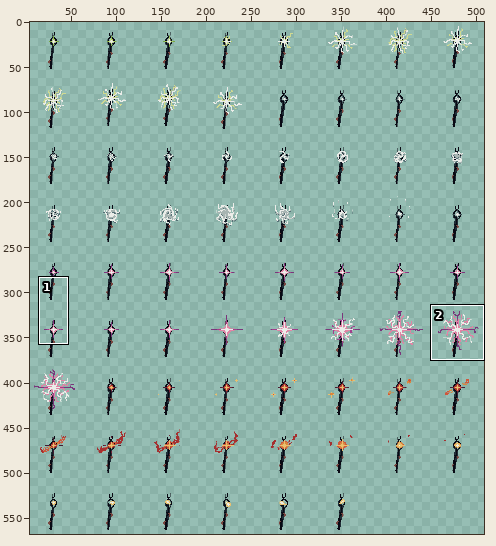
A sprite sheet gets an edit: Newton/player/staff-ss.png. Above: a wide view before the commit, with the close-up outlined.
Close-up. Before the commit:
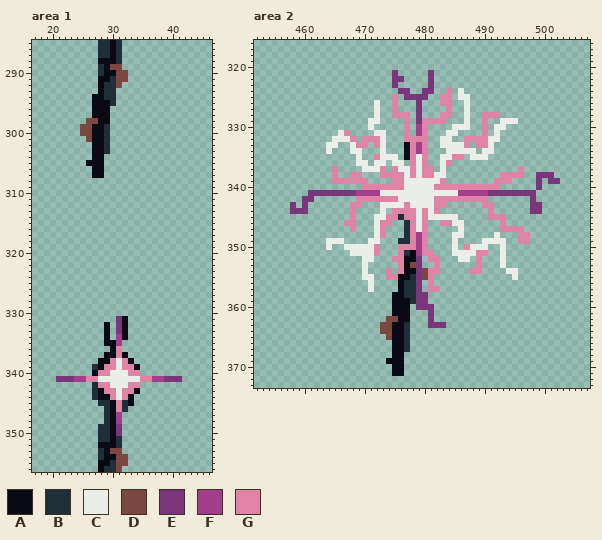
The file is 512x576 pixels. Colours within 5 levels of each other are drawn and written as one. Shown: area 1: x 17..46, y 285..356; area 2: x 452..507, y 316..373. The wide view leaves out empty margins. The commit also changed other parts of the picture, which this record leaves out.
Palette (. is transparent): A #090a14  B #202e37  C #ebede9  D #7a4841  E #7a367b  F #a23e8c  G #df84a5
Pixels before, area 1, first column x 21:
285 .......BBAB..........
286 .......BBAB..........
287 .......BBAB..........
288 .......AAAB..........
289 .......BADD..........
290 .......BAADD.........
291 .......AABDD.........
292 .......ABBD..........
293 .......ABB...........
294 ......AABB...........
295 ......AAAB...........
296 ......AAA............
297 ......AAA............
298 .....DDAA............
299 ....DDAAB............
300 ....DDAAB............
301 .....DAAB............
302 ......AAB............
303 ......AAB............
304 ......AA.............
305 .....AAA.............
306 ......AA.............
307 ......AA.............
308 .....................
309 .....................
310 .....................
311 .....................
312 .....................
313 .....................
314 .....................
315 .....................
316 .....................
317 .....................
318 .....................
319 .....................
320 .....................
321 .....................
322 .....................
323 .....................
324 .....................
325 .....................
326 .....................
327 .....................
328 .....................
329 .....................
330 .....................
331 ..........EA.........
332 ........A.EA.........
333 ........A.EA.........
334 ........A.FA.........
335 ........AAF..........
336 .........AG..........
337 ........AAGA.........
338 .......AAGCGA........
339 ......BAGGCGGA.......
340 ......AGGCCCGG.......
341 EEEFFGGCCCCCCCGGFFEEE
342 ......BGGCCCGG.......
343 ......BAGGCGGA.......
344 ......BAAGCGA........
345 .......BBAGBA........
346 ........BAGB.........
347 ........BAF..........
348 ........BAF..........
349 .......BBAE..........
350 .......BBAE..........
351 .......BBAB..........
352 .......AAAB..........
353 .......BADD..........
354 .......BAADD.........
355 .......AABDD.........
356 .......ABBD..........
Pixels before, area 2 (only the part around the change), first column x 452:
316 ........................................................
317 ........................................................
318 ........................................................
319 ........................................................
320 ........................................................
321 .......................E.....E..........................
322 .......................EE....E..........................
323 .......................E.....E..........................
324 ........................EE..EE..G.C.....................
325 .......................G.EEEE..GG.CC....................
326 ....................C..G...E...GG..C....................
327 ....................C..G...E....G..C....................
328 ....................C..GGG.E...GG..C..GGG...............
329 ...................CC....G.EGGGG...C..G..CCC............
330 ...................C.....G.FG....CCC..G.CC..............
331 ..............CG....CC...G.FG...CC....G.C...............
332 .............CCCG.GGGC...GGGG..CC..GGGGCC...............
333 ............CC..CGG.GC...AGFG..CCCCG.GGC................
334 ............C...CC...C...AGFG...CCCCC.CC................
335 .................C..GCCC.AGCG..CCGG.CCC.................
336 .................CC.CC.CC.GCG..CG.......................
337 .............G....CCCG.GCCGCGG.C............G...........
338 .............G..GG...GGGGCGCGGCC.........GGGG..EEE......
339 .............GGGGGG....GGCCCCCCG........GGG....E.EE.....
340 ..................GGGGGGGCCCCCGGGGGGGGGGG......E........
341 .........EEEEEEEEFFFFCCCCCCCCCCCCCFFFFFEEEEEEEE.........
342 ........EE.......GGGGGGGCCCCCCGGGGGGGGG.......E.........
343 ......E.E.......GG...CCCCGCCCCGG......GG......EE........
344 ......EEE.......G....C.GGGGCGCG........G......EE........
345 ................G...CCGGBGGCGCCCCC.....GGG..............
346 ...............GG...CGG..BGCG..GGCC......G..............
347 ................G...CG...BGCG.....C......GGGG...........
348 ....................CG...BGFG....CC.....C...GG..........
349 ............CCC....CC...BBGFG....C....CCCC..GG..........
350 ............C..CCCCCG...GGGFG....C.GCCC..C..............
351 ................CCCCG...GBAFGG...CCCCGG..C..............
352 ..................CC...GGAAE.GG...CC.G...C..............
353 ..................C.....GADE..G......G...C..............
354 ..................C...G.GAAEDGG.....GG....CC............
355 ..................CC..GGAABEDG.............C............
356 ...................C....ABBE.G..........................
357 ...................C....ABBE.GG.........................
358 .......................AABBEE...........................
359 .......................AAABEE...........................
360 .......................AAA.EEE..........................
361 .......................AAA...E..........................
362 ......................DDAA...E..........................
363 .....................DDAAB...EEE........................
364 .....................DDAAB..............................
365 ......................DAAB..............................
366 .......................AAB..............................
367 .......................AAB..............................
368 .......................AA...............................
369 ......................AAA...............................
370 .......................AA...............................
371 .......................AA...............................
372 ........................................................
373 ........................................................
New version:
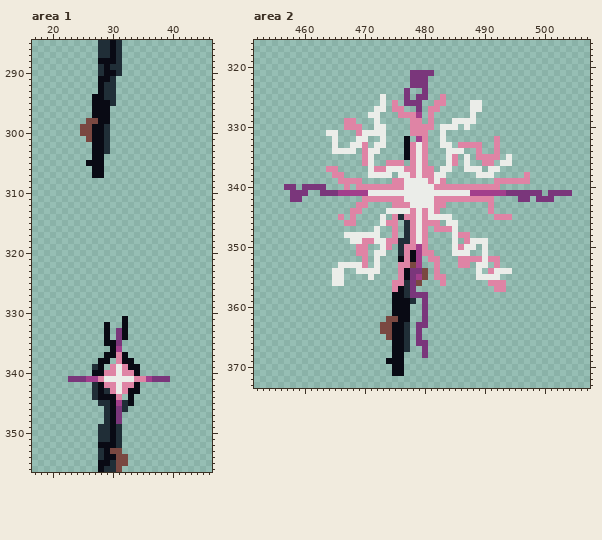
The exact change:
Changed rows in their new state; - is an unchanged pixel.
Area 1:
first column x 30:
289 BB-
290 -B.
291 -..
292 -.-
first column x 21:
331 ----------.----------
332 ----------.----------
334 ----------E----------
335 ----------E----------
336 ----------F----------
338 ---------.GA---------
339 --------.---A--------
340 -------A-G-G-A-------
341 ..-EEFFG-----G-FEE-..
342 -------A-G-G-A-------
343 --------B---A--------
344 ---------AG.---------
345 ----------F----------
346 ----------E----------
347 ----------E----------
348 ----------E----------
349 ----------B----------
350 ----------B----------
Area 2:
first column x 457:
321 ------------------.--EEE------------------------
322 ------------------..-EEE.-----------------------
323 ------------------.--EEE.-----------------------
324 -------------------.----.--.-.------------------
325 ----------------C-.--.-----.-..-----------------
326 ---------------.C---EE---G-.--.CC---------------
327 ----------------C--G----GG-.--.CC---------------
328 --------------C---.--GF-G-..--.C-...------------
329 ----------GG--.-----.GG.-..-CC-C-.--...---------
330 ----------GGG-.CC---.GG-G-CC-.---.-..-----------
331 -------CC..-GCC-----.GG---C..----.-.------------
332 ---------...CC..----A.F----.--.....G------------
333 -------.----C--C------C-----.G-G-..G------------
334 -------.CCC-.GCC.-----C-------..G..G------------
335 ------------.GC....-------.--.C.GGGG-C----------
336 ------------.GC..GGG------.CG-C--GG-CC----------
337 -------G-----.-G-CC-G------C--CCC-CC---.--------
338 ---------G-..-CCCC.C------------CCC-....G-...---
339 --------.----.----------G-------------GGG-.-..--
340 EE-EEEE---G-G-----------------------------.-----
341 -EEE..---FFF--CC-------------CC---FFF-----E-EEEE
342 -EE..-------.------G--------------G----EE.EEE---
343 -.-.-------.-G--..GG-------------.-------..-----
344 -...--------G---.CCCC--------------------..-----
345 ---------G-----.-.----------.-----.--G----------
346 ---------------.C-G-----GG.C-.------.-----------
347 -----------.----.-G------GGGC.------....--------
348 ----------CCCCC-.-G---C------GG----.---..-------
349 -------...-CCGG-CGG---C-------GCC-...--..-------
350 -------.--..GG..CG-B---------GC-.---.-----------
351 -----------.GG.CC--BG----------..C--.-----------
352 -------------G.C--.AG-F------GGG-CGG.-----------
353 ---------CCCCG-C----G-F------GG-CC-G.-----------
354 --------CC--C-CC-.---E--.------.C-GCC-.---------
355 --------CC---.---..G-EF-.GG-----CCCC--.---------
356 --------CC----.---GG-ED-.-G-------GGG-----------
357 --------------.---G--E.-..---------GG-----------
358 ---------------------E--------------------------
359 ----------------------.-------------------------
360 ----------------------.-.-----------------------
361 -----------------------E.-----------------------
362 -----------------------E.-----------------------
363 ----------------------EE...---------------------
364 ----------------------E-------------------------
365 ----------------------E-------------------------
366 ----------------------EE------------------------
367 -----------------------E------------------------
368 -----------------------E------------------------
Pixel boxes of the changes (left, top, right, bottom) in both close-ups:
changed: (110, 64, 128, 88)
changed: (56, 316, 182, 436)
changed: (284, 70, 572, 358)
